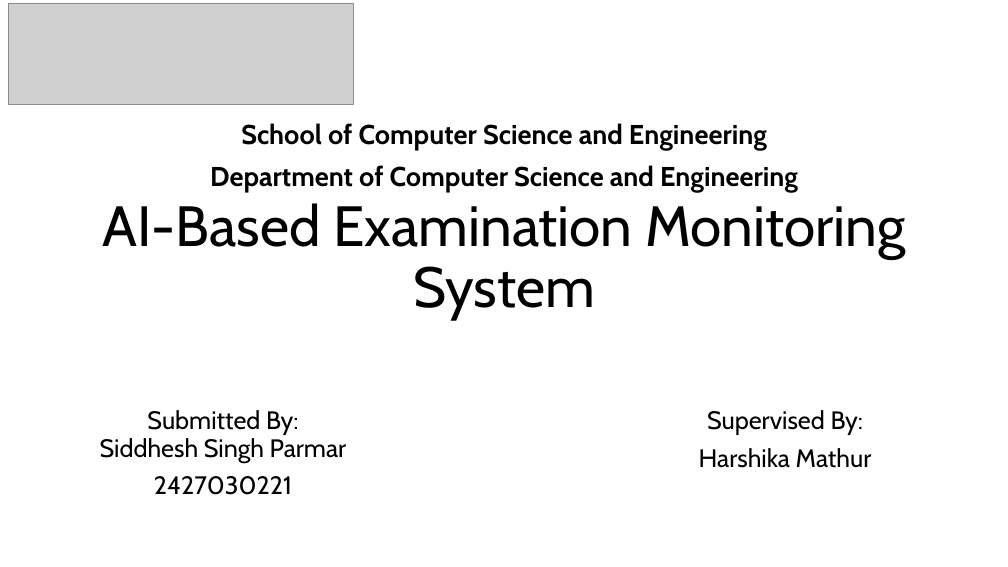
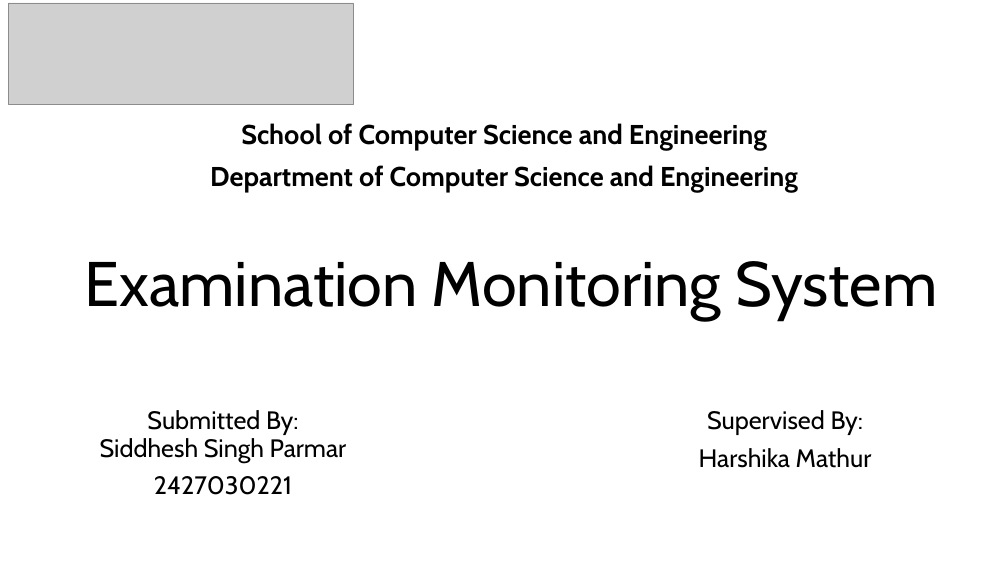
Before and after one commit to Siddhesh1-eng/pbl_project, a slide deck: slide 1 of 2427030221_Siddhesh_Singh_Parmar.pptx. Drawn at 1008x567 pixels with LibreOffice and Linux fonts; fonts in the diff are those of the drawing; grey boxes stand for pictures. Boxes give left, top, right and bottom in pixels: in the first picture for what was removed or moved away, otherwise in the second. Text is boxed around its words. In the diff, an @@ line names an element or a change of style, - is before the commit and + after.

```diff
--- a/2427030221_Siddhesh_Singh_Parmar.pptx
+++ b/2427030221_Siddhesh_Singh_Parmar.pptx
@@ title at (85,261,937,321): text changed; size 54 to 60 pt @@
-AI-Based Examination Monitoring System
+Examination Monitoring System
```
Also in this commit, not shown: 2 other slides changed.
